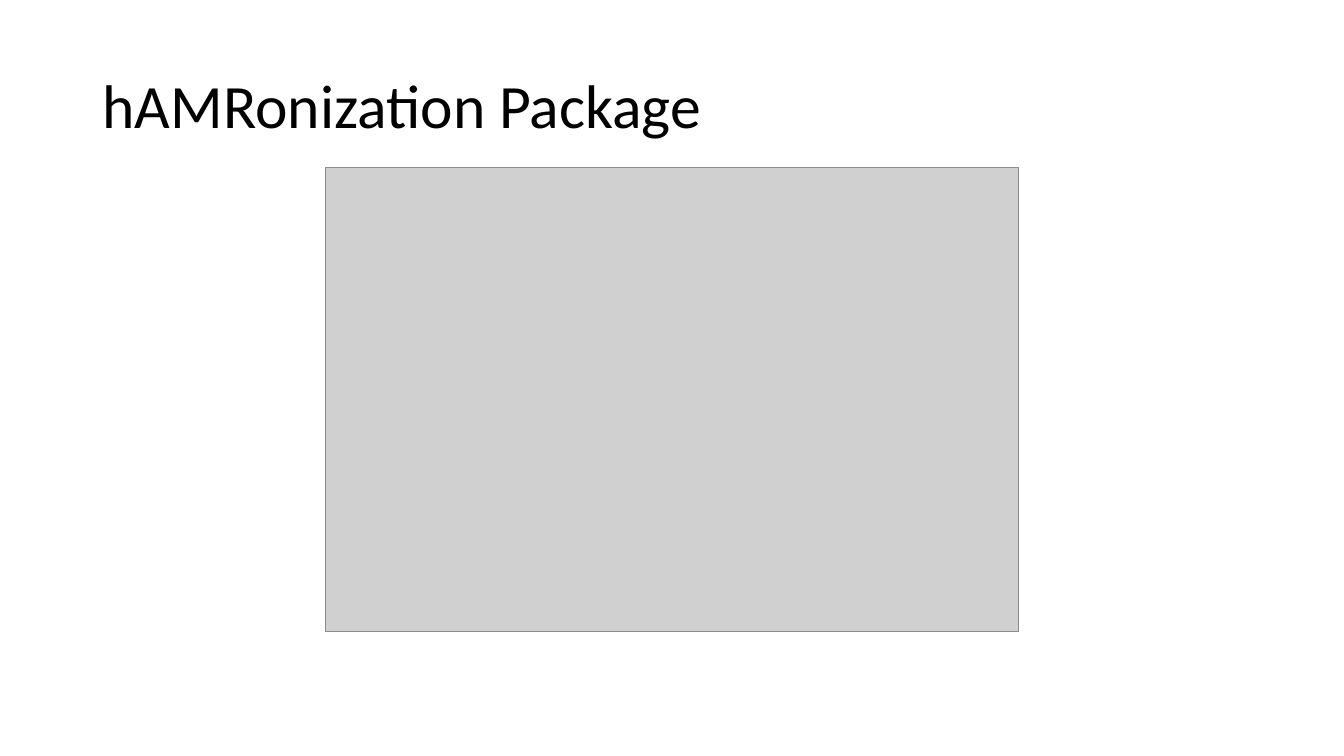
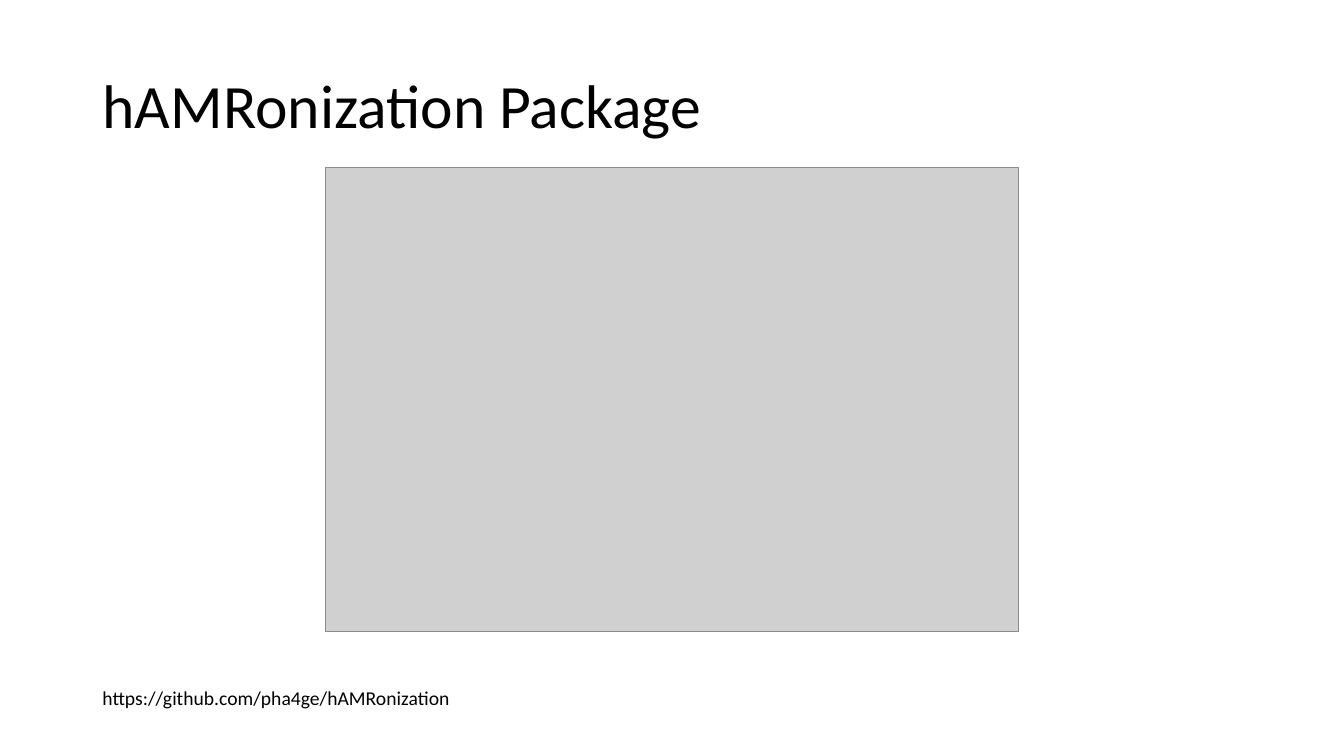
Before and after one commit to pha4ge/hAMRonization, a slide deck: slide 5 of docs/subgrant/PHA4GE_AMR_SubGrant_Orientation.pptx. Drawn at 1344x756 pixels with LibreOffice and Linux fonts; fonts in the diff are those of the drawing; grey boxes stand for pictures; background and template pictures are left out. Boxes give left, top, right and bottom in pixels: in the first picture for what was removed or moved away, otherwise in the second. Text is boxed around its words. In the diff, an @@ line names an element or a change of style, - is before the commit and + after.

```diff
--- a/docs/subgrant/PHA4GE_AMR_SubGrant_Orientation.pptx
+++ b/docs/subgrant/PHA4GE_AMR_SubGrant_Orientation.pptx
@@ text added at box(102, 691, 449, 709), 14 pt, text #000000 @@
+https://github.com/pha4ge/hAMRonization
```
Also in this commit, not shown: 1 other slide changed, 1 slide added.
